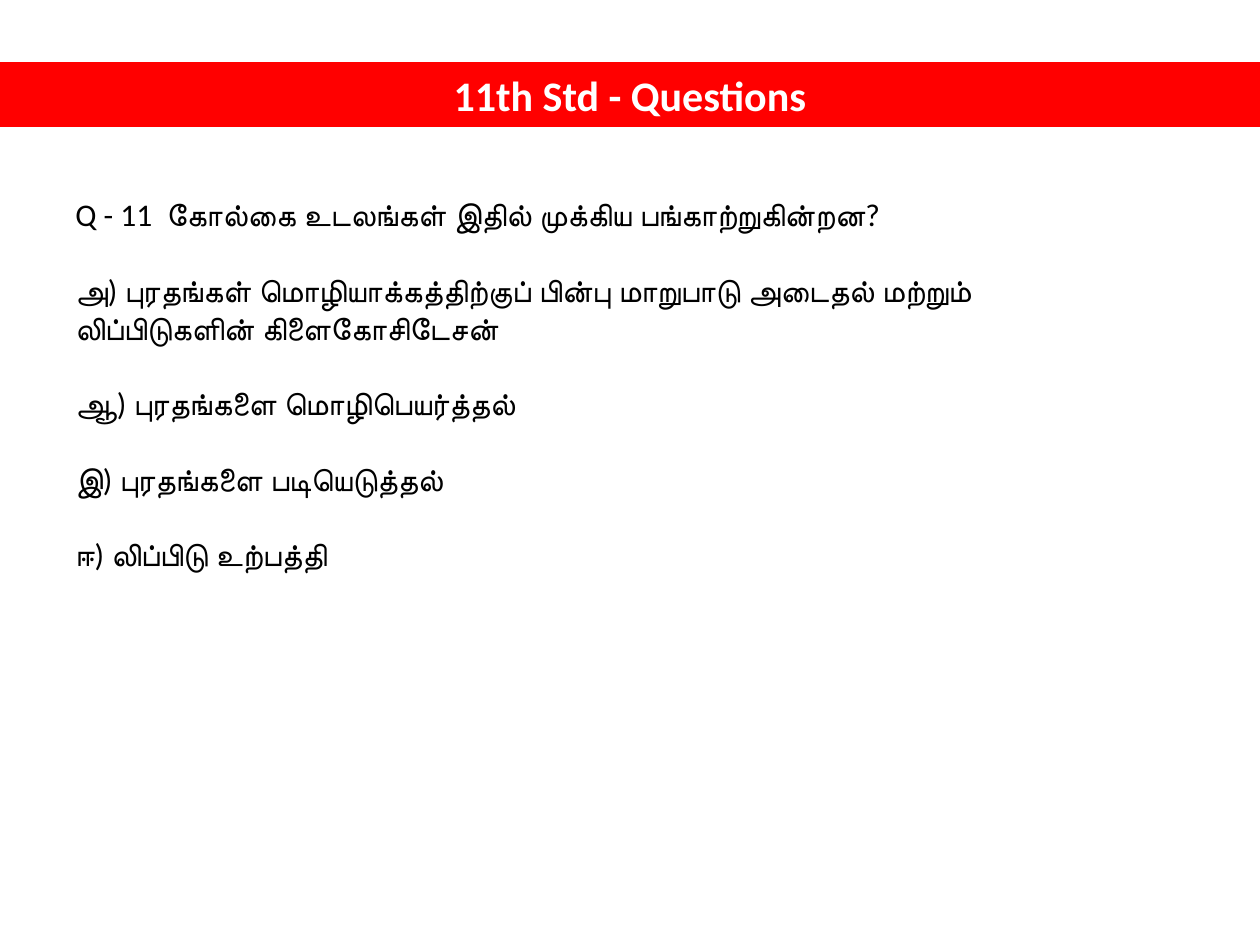
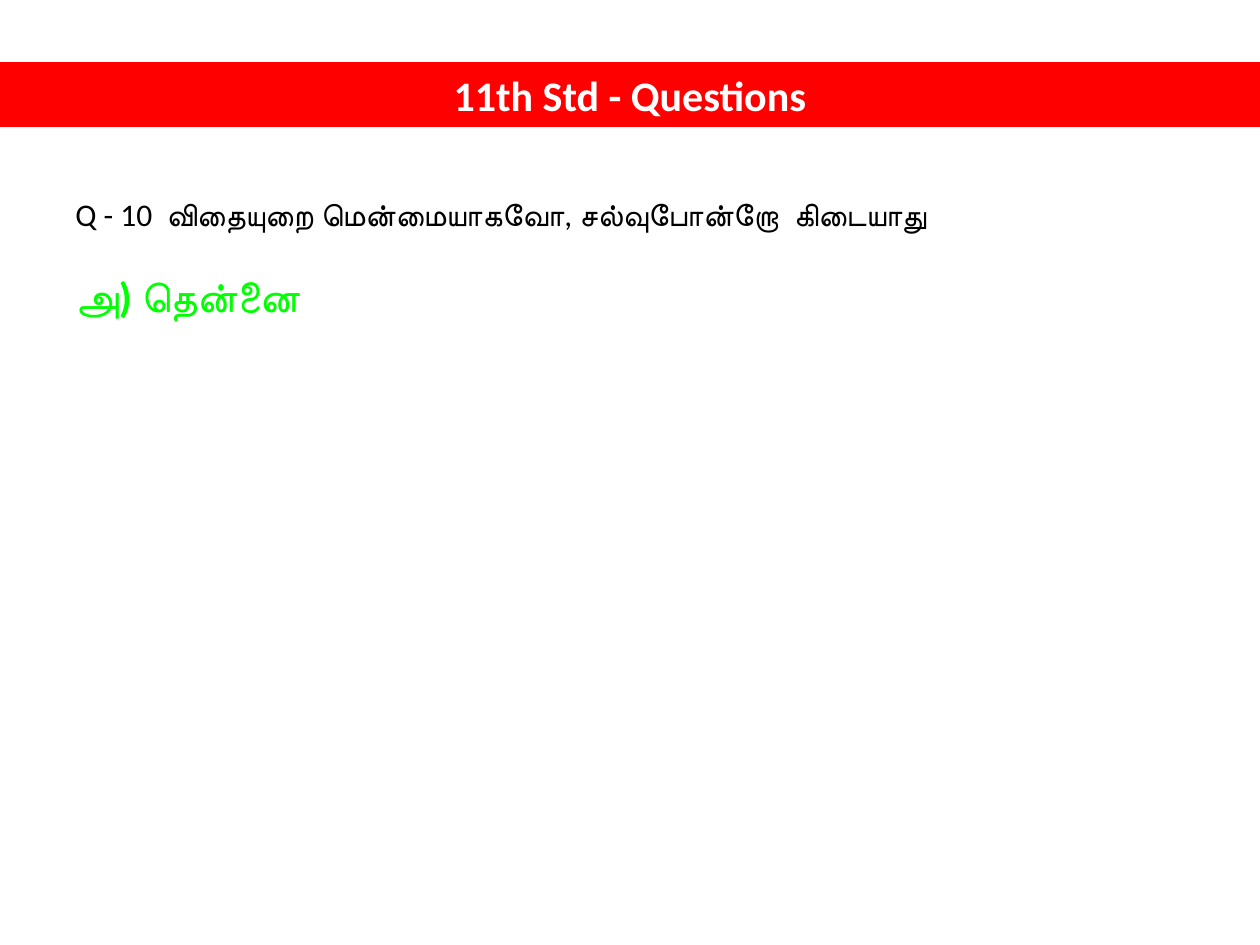
Before and after one commit to tvmani/tvmani.github.io, a slide deck: slide 18 of tamil_biology/NEET_BIOLOGY_001.pptx (slide 9 before the commit). Drawn at 1260x945 pixels with LibreOffice and Linux fonts; fonts in the diff are those of the drawing. Boxes give left, top, right and bottom in pixels: in the first picture for what was removed or moved away, otherwise in the second. Text is boxed around its words. In the diff, an @@ line names an element or a change of style, - is before the commit and + after.

```diff
--- a/tamil_biology/NEET_BIOLOGY_001.pptx
+++ b/tamil_biology/NEET_BIOLOGY_001.pptx
@@ text at <box>75,203,926,322</box>: text changed @@
-Q - 11 கோல்கை உடலங்கள் இதில் முக்கிய பங்காற்றுகின்றன?
-அ) புரதங்கள் மொழியாக்கத்திற்குப் பின்பு மாறுபாடு அடைதல் மற்றும் லிப்பிடுகளின் கிளைகோசிடேசன்
-ஆ) புரதங்களை மொழிபெயர்த்தல்
-இ) புரதங்களை படியெடுத்தல்
-ஈ) லிப்பிடு உற்பத்தி
+Q - 10 விதையுறை மென்மையாகவோ, சல்வுபோன்றோ கிடையாது
+அ) தென்னை
```
Also in this commit, not shown: 9 other slides changed, 18 slides added, 4 other files.
